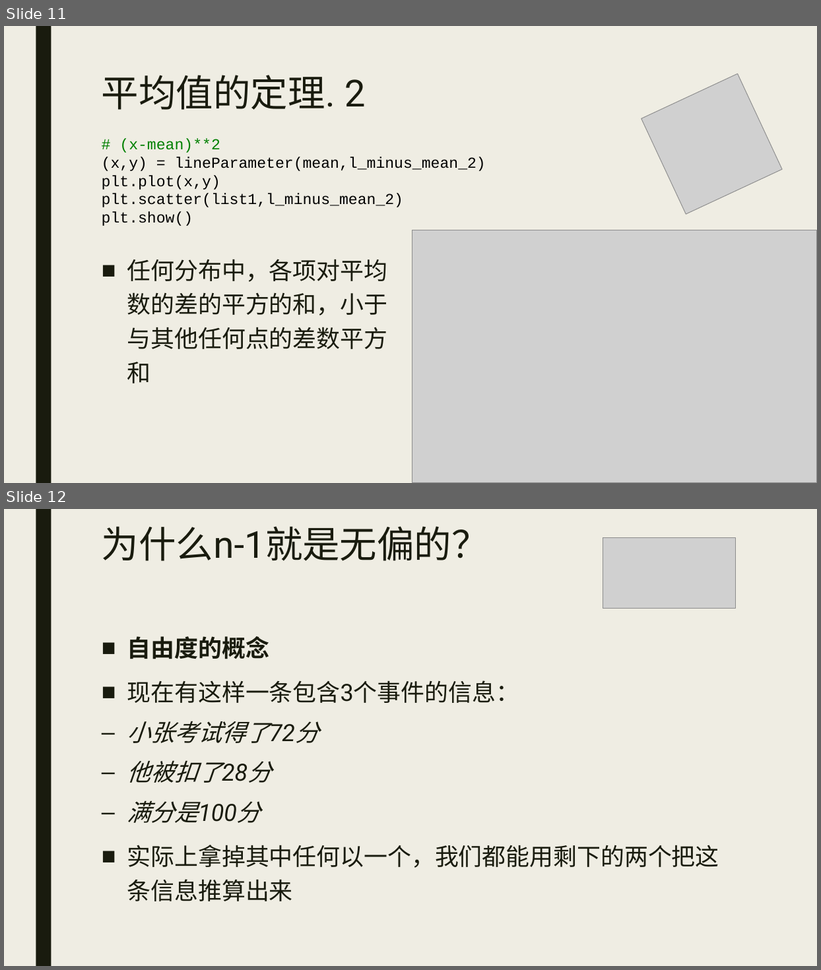
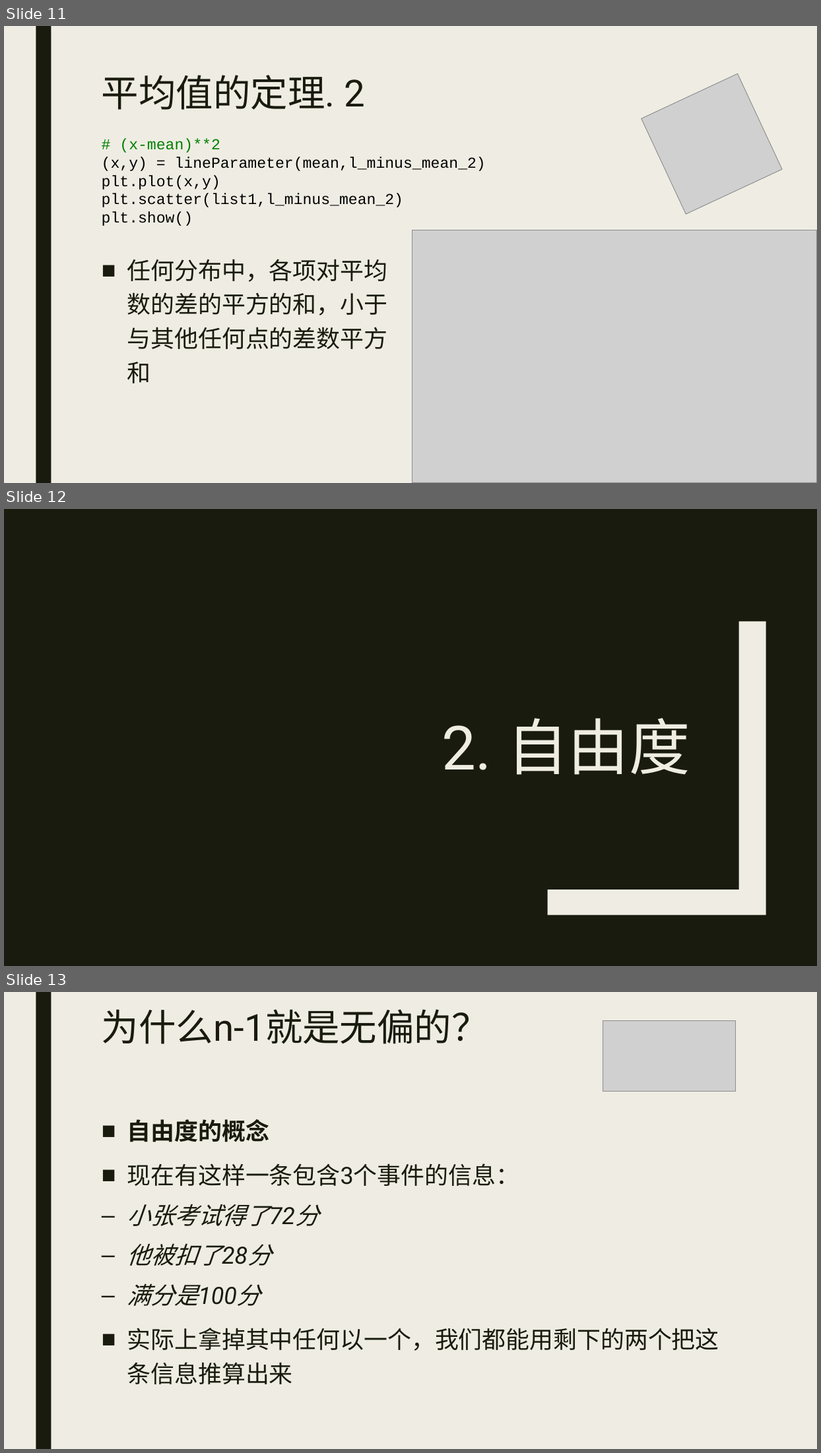
Before and after one commit to beneon/medstat, a slide deck: lect-2/lect-2.pptx. Shown one above the other, each under a label of ours: slides 11 and 12 before the commit, slides 11, 12 and 13 after it. The pictures are 821x970 and 821x1453 pixels, drawn with LibreOffice and Linux fonts; fonts in the diff are those of the drawing; grey boxes stand for pictures. Boxes give left, top, right and bottom in pixels: in the first picture for what was removed or moved away, otherwise in the second. Text is boxed around its words. In the diff, an @@ line names an element or a change of style, - is before the commit and + after.

```diff
--- a/lect-2/lect-2.pptx
+++ b/lect-2/lect-2.pptx
@@ slide 12 added at <box>4,509,817,966</box>, background #191B0E @@
@@ freeform shape added at <box>548,621,766,916</box>, fill #EFEDE3 @@
@@ title added at <box>442,718,690,775</box>, 72 pt, text #EFEDE3 @@
+2. 自由度
@@ what was slide 12 is now slide 13 @@
```
Also in this commit, not shown: 7 other slides added, 4 other files.
